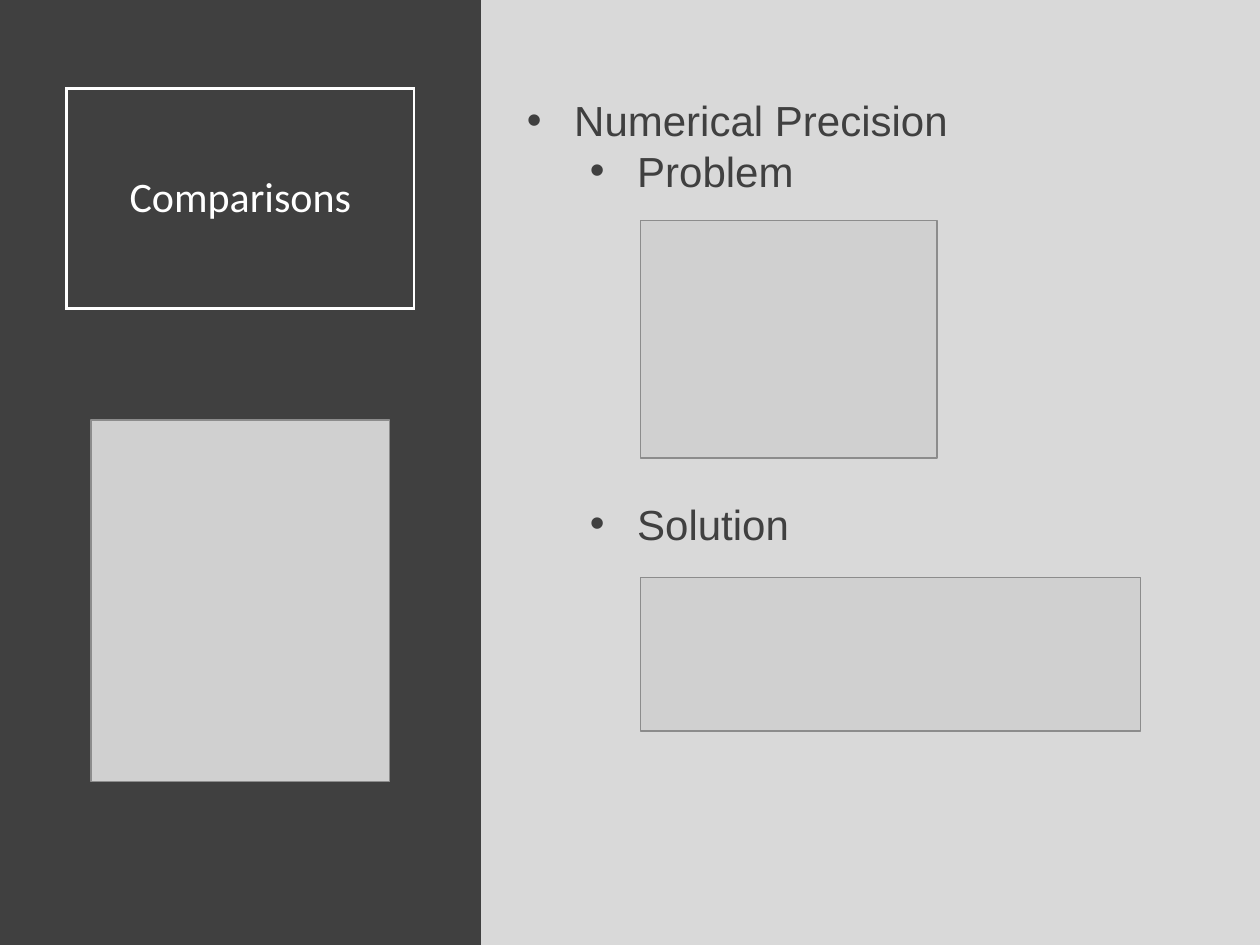
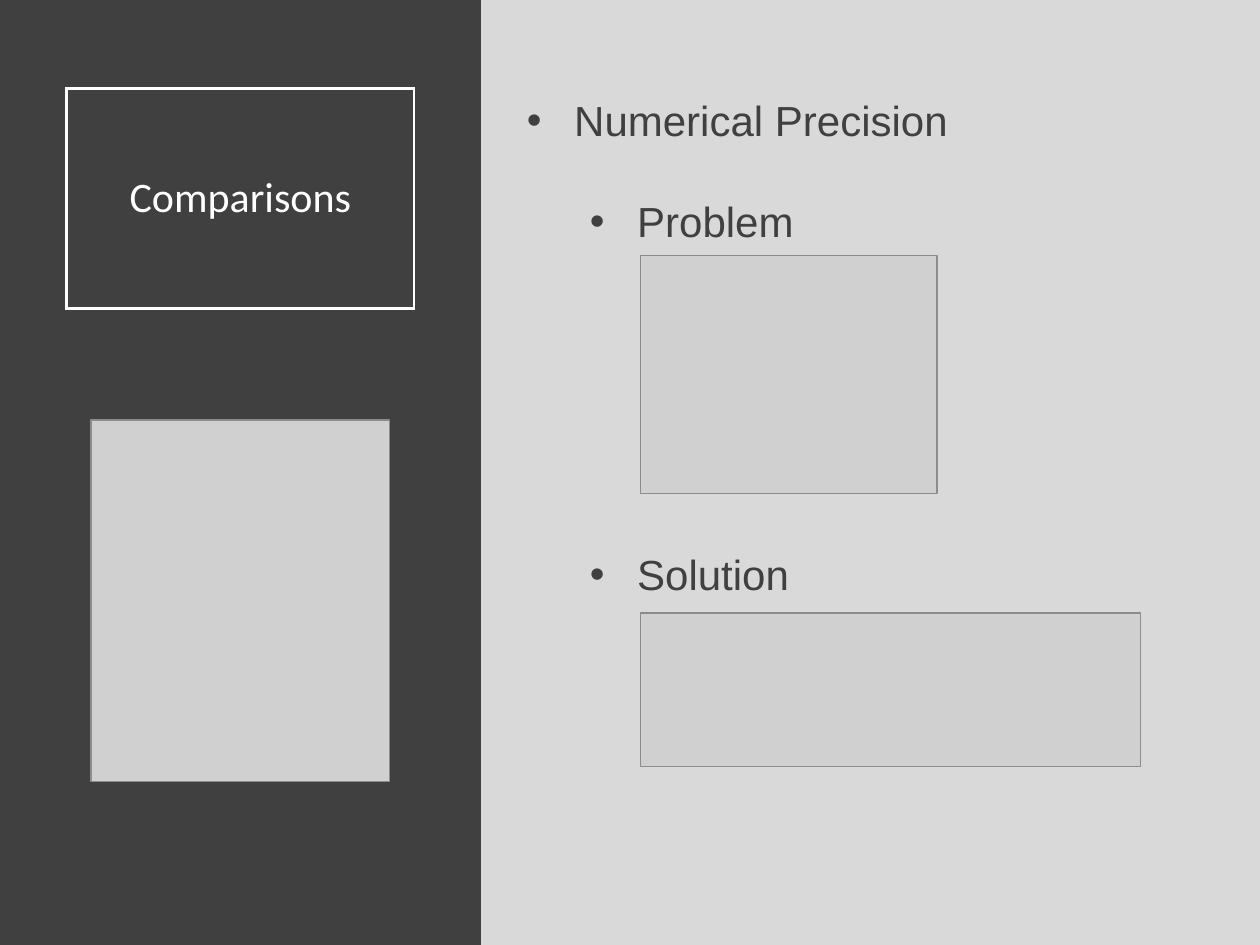
Before and after one commit to Yixf-Self/STOR320_WEBSITE, a slide deck: slide 8 of Lecture/Lecture 4/Lecture 4.pptx. Drawn at 1260x945 pixels with LibreOffice and Linux fonts; fonts in the diff are those of the drawing; grey boxes stand for pictures. Boxes give left, top, right and bottom in pixels: in the first picture for what was removed or moved away, otherwise in the second. Text is boxed around its words. In the diff, an @@ line names an element or a change of style, - is before the commit and + after.

```diff
--- a/Lecture/Lecture 4/Lecture 4.pptx
+++ b/Lecture/Lecture 4/Lecture 4.pptx
@@ text "Numerical Precision" rewrapped from (574,105,948,541) to (574,105,948,591) @@
@@ picture: place and size @@
-picture at (640,220,936,459)
+picture at (640,256,936,494)
@@ picture: place and size @@
-picture at (640,577,1140,731)
+picture at (640,612,1140,766)
```
Also in this commit, not shown: 21 other slides changed, 1 slide added, 1 slide removed, 3 other files.
